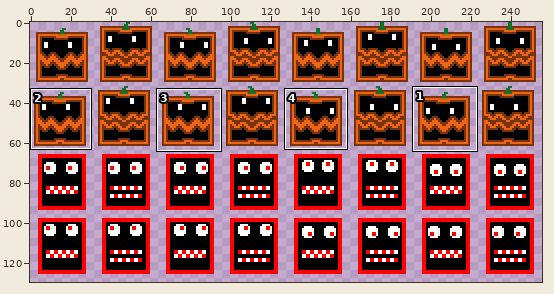
Sprite sheet -- sprites/fantom.png. The picture above shows the old version from afar; the outline marks the close-up.
Close-up. Before the edit:
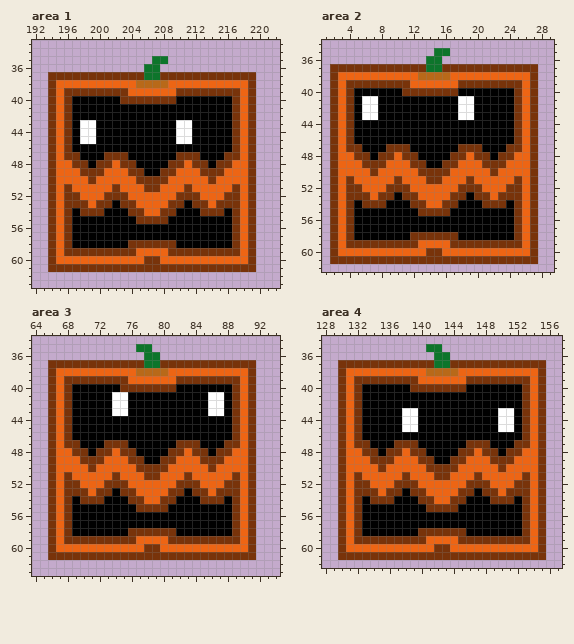
The file is 256x256 pixels. Shown: area 1: x 192..222, y 33..63; area 2: x 1..29, y 34..62; area 3: x 64..94, y 34..63; area 4: x 128..157, y 34..62. The wide view leaves out empty margins. The commit also changed other parts of the picture, which this record leaves out.
The same view after the edit:
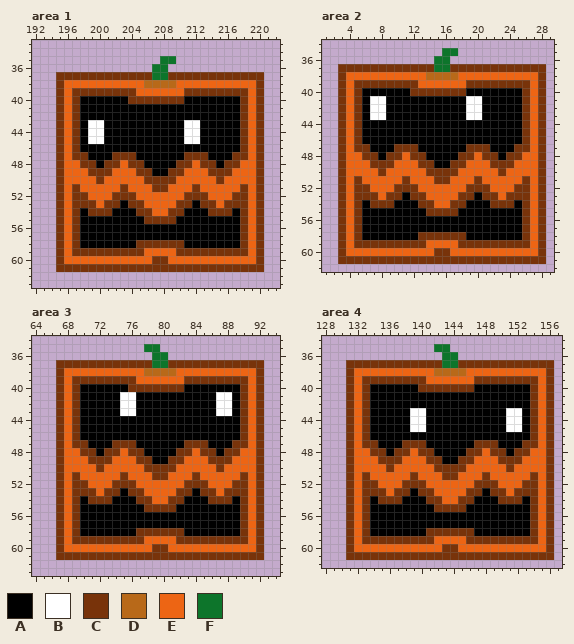
Palette (. is transparent): A #000000  B #ffffff  C #78330a  D #b86919  E #ed6514  F #0d752b
From old to new:
Area 1:
y 35: x 207 F -> .; x 209 . -> F
y 36: x 206 F -> .; x 208 . -> F
y 37: x 194 C -> .; x 206 F -> C; x 208 C -> F; x 220 . -> C
y 38: x 194..195 CE -> .C; x 205 D -> E; x 209 E -> D; x 219..220 C. -> EC
y 39: x 194..196 CEC -> .CE; x 204 E -> C; x 210 C -> E; x 218..220 EC. -> CEC
y 40: x 194..197 CECA -> .CEC; x 203 C -> A; x 210 A -> C; x 217..220 CEC. -> ACEC
y 41..42: x 194..197 CECA -> .CEC; x 217..220 CEC. -> ACEC
y 43..45: x 194..198 CECAB -> .CECA; x 200 A -> B; x 210 B -> A; x 212 A -> B; x 217..220 CEC. -> ACEC
y 46: x 194..197 CECA -> .CEC; x 217..220 CEC. -> ACEC
y 47: x 194..196 CEC -> .CE; x 198 A -> C; x 201 C -> A; x 204 A -> C; x 210 C -> A; x 213 A -> C; x 216 C -> A; x 218..220 EC. -> CEC
y 48: x 194..195 CE -> .C; x 197 C -> E; x 199..200 AC -> CA; x 202..203 EC -> CE; x 205 A -> C; x 209 C -> A; x 211..212 EC -> CE; x 214..215 AC -> CA; x 217 E -> C; x 219..220 C. -> EC
y 49: x 194..195 CE -> .C; x 198 C -> E; x 201 E -> C; x 204 C -> E; x 206 A -> C; x 208 C -> A; x 210 E -> C; x 213 C -> E; x 216 E -> C; x 219..220 C. -> EC
y 50: x 194..195 CE -> .C; x 199..200 CE -> EC; x 205 C -> E; x 209 E -> C; x 214..215 CE -> EC; x 219..220 C. -> EC
y 51: x 194..197 CECE -> .CEC; x 202..203 CE -> EC; x 206 C -> E; x 208 E -> C; x 211..212 CE -> EC; x 217..220 CEC. -> ECEC
y 52: x 194..196 CEC -> .CE; x 198 E -> C; x 201 C -> E; x 204 E -> C; x 210 C -> E; x 213 E -> C; x 216 C -> E; x 218..220 EC. -> CEC
y 53: x 194..196 CEC -> .CE; x 199..200 EC -> CE; x 202..203 AC -> CA; x 205 E -> C; x 209 C -> E; x 211..212 AC -> CA; x 214..215 EC -> CE; x 218..220 EC. -> CEC
y 54: x 194..198 CECAC -> .CECA; x 201 A -> C; x 204 C -> A; x 206 E -> C; x 208 C -> E; x 210 A -> C; x 213 C -> A; x 216..220 ACEC. -> CACEC
y 55: x 194..197 CECA -> .CEC; x 205 C -> A; x 209 A -> C; x 217..220 CEC. -> ACEC
y 56..57: x 194..197 CECA -> .CEC; x 217..220 CEC. -> ACEC
y 58: x 194..197 CECA -> .CEC; x 204 C -> A; x 210 A -> C; x 217..220 CEC. -> ACEC
y 59: x 194..196 CEC -> .CE; x 205 E -> C; x 209 C -> E; x 218..220 EC. -> CEC
y 60: x 194..195 CE -> .C; x 206 C -> E; x 208 E -> C; x 219..220 C. -> EC
y 61: x 194 C -> .; x 220 . -> C
Area 2:
y 35: x 15 F -> .; x 17 . -> F
y 36: x 14 F -> .; x 16 . -> F
y 37: x 2 C -> .; x 14 F -> C; x 16 C -> F; x 28 . -> C
y 38: x 2..3 CE -> .C; x 13 D -> E; x 17 E -> D; x 27..28 C. -> EC
y 39: x 2..4 CEC -> .CE; x 12 E -> C; x 18 C -> E; x 26..28 EC. -> CEC
y 40: x 2..5 CECA -> .CEC; x 11 C -> A; x 18 A -> C; x 25..28 CEC. -> ACEC
y 41..43: x 2..6 CECAB -> .CECA; x 8 A -> B; x 18 B -> A; x 20 A -> B; x 25..28 CEC. -> ACEC
y 44..46: x 2..5 CECA -> .CEC; x 25..28 CEC. -> ACEC
y 47: x 2..4 CEC -> .CE; x 6 A -> C; x 9 C -> A; x 12 A -> C; x 18 C -> A; x 21 A -> C; x 24 C -> A; x 26..28 EC. -> CEC
y 48: x 2..3 CE -> .C; x 5 C -> E; x 7..8 AC -> CA; x 10..11 EC -> CE; x 13 A -> C; x 17 C -> A; x 19..20 EC -> CE; x 22..23 AC -> CA; x 25 E -> C; x 27..28 C. -> EC
y 49: x 2..3 CE -> .C; x 6 C -> E; x 9 E -> C; x 12 C -> E; x 14 A -> C; x 16 C -> A; x 18 E -> C; x 21 C -> E; x 24 E -> C; x 27..28 C. -> EC
y 50: x 2..3 CE -> .C; x 7..8 CE -> EC; x 13 C -> E; x 17 E -> C; x 22..23 CE -> EC; x 27..28 C. -> EC
y 51: x 2..5 CECE -> .CEC; x 10..11 CE -> EC; x 14 C -> E; x 16 E -> C; x 19..20 CE -> EC; x 25..28 CEC. -> ECEC
y 52: x 2..4 CEC -> .CE; x 6 E -> C; x 9 C -> E; x 12 E -> C; x 18 C -> E; x 21 E -> C; x 24 C -> E; x 26..28 EC. -> CEC
y 53: x 2..4 CEC -> .CE; x 7..8 EC -> CE; x 10..11 AC -> CA; x 13 E -> C; x 17 C -> E; x 19..20 AC -> CA; x 22..23 EC -> CE; x 26..28 EC. -> CEC
y 54: x 2..6 CECAC -> .CECA; x 9 A -> C; x 12 C -> A; x 14 E -> C; x 16 C -> E; x 18 A -> C; x 21 C -> A; x 24..28 ACEC. -> CACEC
y 55: x 2..5 CECA -> .CEC; x 13 C -> A; x 17 A -> C; x 25..28 CEC. -> ACEC
y 56..57: x 2..5 CECA -> .CEC; x 25..28 CEC. -> ACEC
y 58: x 2..5 CECA -> .CEC; x 12 C -> A; x 18 A -> C; x 25..28 CEC. -> ACEC
y 59: x 2..4 CEC -> .CE; x 13 E -> C; x 17 C -> E; x 26..28 EC. -> CEC
y 60: x 2..3 CE -> .C; x 14 C -> E; x 16 E -> C; x 27..28 C. -> EC
y 61: x 2 C -> .; x 28 . -> C
Area 3:
y 35: x 77 F -> .; x 79 . -> F
y 36: x 78 F -> .; x 80 . -> F
y 37: x 66 C -> .; x 78 F -> C; x 80 C -> F; x 92 . -> C
y 38: x 66..67 CE -> .C; x 77 D -> E; x 81 E -> D; x 91..92 C. -> EC
y 39: x 66..68 CEC -> .CE; x 76 E -> C; x 82 C -> E; x 90..92 EC. -> CEC
y 40: x 66..69 CECA -> .CEC; x 75 C -> A; x 82 A -> C; x 89..92 CEC. -> ACEC
y 41..43: x 66..69 CECA -> .CEC; x 74 B -> A; x 76 A -> B; x 86 B -> A; x 88..92 ACEC. -> BACEC
y 44..46: x 66..69 CECA -> .CEC; x 89..92 CEC. -> ACEC
y 47: x 66..68 CEC -> .CE; x 70 A -> C; x 73 C -> A; x 76 A -> C; x 82 C -> A; x 85 A -> C; x 88 C -> A; x 90..92 EC. -> CEC
y 48: x 66..67 CE -> .C; x 69 C -> E; x 71..72 AC -> CA; x 74..75 EC -> CE; x 77 A -> C; x 81 C -> A; x 83..84 EC -> CE; x 86..87 AC -> CA; x 89 E -> C; x 91..92 C. -> EC
y 49: x 66..67 CE -> .C; x 70 C -> E; x 73 E -> C; x 76 C -> E; x 78 A -> C; x 80 C -> A; x 82 E -> C; x 85 C -> E; x 88 E -> C; x 91..92 C. -> EC
y 50: x 66..67 CE -> .C; x 71..72 CE -> EC; x 77 C -> E; x 81 E -> C; x 86..87 CE -> EC; x 91..92 C. -> EC
y 51: x 66..69 CECE -> .CEC; x 74..75 CE -> EC; x 78 C -> E; x 80 E -> C; x 83..84 CE -> EC; x 89..92 CEC. -> ECEC
y 52: x 66..68 CEC -> .CE; x 70 E -> C; x 73 C -> E; x 76 E -> C; x 82 C -> E; x 85 E -> C; x 88 C -> E; x 90..92 EC. -> CEC
y 53: x 66..68 CEC -> .CE; x 71..72 EC -> CE; x 74..75 AC -> CA; x 77 E -> C; x 81 C -> E; x 83..84 AC -> CA; x 86..87 EC -> CE; x 90..92 EC. -> CEC
y 54: x 66..70 CECAC -> .CECA; x 73 A -> C; x 76 C -> A; x 78 E -> C; x 80 C -> E; x 82 A -> C; x 85 C -> A; x 88..92 ACEC. -> CACEC
y 55: x 66..69 CECA -> .CEC; x 77 C -> A; x 81 A -> C; x 89..92 CEC. -> ACEC
y 56..57: x 66..69 CECA -> .CEC; x 89..92 CEC. -> ACEC
y 58: x 66..69 CECA -> .CEC; x 76 C -> A; x 82 A -> C; x 89..92 CEC. -> ACEC
y 59: x 66..68 CEC -> .CE; x 77 E -> C; x 81 C -> E; x 90..92 EC. -> CEC
y 60: x 66..67 CE -> .C; x 78 C -> E; x 80 E -> C; x 91..92 C. -> EC
y 61: x 66 C -> .; x 92 . -> C
Area 4:
y 35: x 141 F -> .; x 143 . -> F
y 36: x 142 F -> .; x 144 . -> F
y 37: x 130 C -> .; x 142 F -> C; x 144 C -> F; x 156 . -> C
y 38: x 130..131 CE -> .C; x 141 D -> E; x 145 E -> D; x 155..156 C. -> EC
y 39: x 130..132 CEC -> .CE; x 140 E -> C; x 146 C -> E; x 154..156 EC. -> CEC
y 40: x 130..133 CECA -> .CEC; x 139 C -> A; x 146 A -> C; x 153..156 CEC. -> ACEC
y 41..42: x 130..133 CECA -> .CEC; x 153..156 CEC. -> ACEC
y 43..45: x 130..133 CECA -> .CEC; x 138 B -> A; x 140 A -> B; x 150 B -> A; x 152..156 ACEC. -> BACEC
y 46: x 130..133 CECA -> .CEC; x 153..156 CEC. -> ACEC
y 47: x 130..132 CEC -> .CE; x 134 A -> C; x 137 C -> A; x 140 A -> C; x 146 C -> A; x 149 A -> C; x 152 C -> A; x 154..156 EC. -> CEC
y 48: x 130..131 CE -> .C; x 133 C -> E; x 135..136 AC -> CA; x 138..139 EC -> CE; x 141 A -> C; x 145 C -> A; x 147..148 EC -> CE; x 150..151 AC -> CA; x 153 E -> C; x 155..156 C. -> EC
y 49: x 130..131 CE -> .C; x 134 C -> E; x 137 E -> C; x 140 C -> E; x 142 A -> C; x 144 C -> A; x 146 E -> C; x 149 C -> E; x 152 E -> C; x 155..156 C. -> EC
y 50: x 130..131 CE -> .C; x 135..136 CE -> EC; x 141 C -> E; x 145 E -> C; x 150..151 CE -> EC; x 155..156 C. -> EC
y 51: x 130..133 CECE -> .CEC; x 138..139 CE -> EC; x 142 C -> E; x 144 E -> C; x 147..148 CE -> EC; x 153..156 CEC. -> ECEC
y 52: x 130..132 CEC -> .CE; x 134 E -> C; x 137 C -> E; x 140 E -> C; x 146 C -> E; x 149 E -> C; x 152 C -> E; x 154..156 EC. -> CEC
y 53: x 130..132 CEC -> .CE; x 135..136 EC -> CE; x 138..139 AC -> CA; x 141 E -> C; x 145 C -> E; x 147..148 AC -> CA; x 150..151 EC -> CE; x 154..156 EC. -> CEC
y 54: x 130..134 CECAC -> .CECA; x 137 A -> C; x 140 C -> A; x 142 E -> C; x 144 C -> E; x 146 A -> C; x 149 C -> A; x 152..156 ACEC. -> CACEC
y 55: x 130..133 CECA -> .CEC; x 141 C -> A; x 145 A -> C; x 153..156 CEC. -> ACEC
y 56..57: x 130..133 CECA -> .CEC; x 153..156 CEC. -> ACEC
y 58: x 130..133 CECA -> .CEC; x 140 C -> A; x 146 A -> C; x 153..156 CEC. -> ACEC
y 59: x 130..132 CEC -> .CE; x 141 E -> C; x 145 C -> E; x 154..156 EC. -> CEC
y 60: x 130..131 CE -> .C; x 142 C -> E; x 144 E -> C; x 155..156 C. -> EC
y 61: x 130 C -> .; x 156 . -> C
Boxes around the changes in both close-ups, in picture pixels (x1, y1, x2, y2):
changed: (48, 56, 264, 272)
changed: (330, 48, 546, 264)
changed: (48, 344, 264, 560)
changed: (338, 344, 554, 560)
